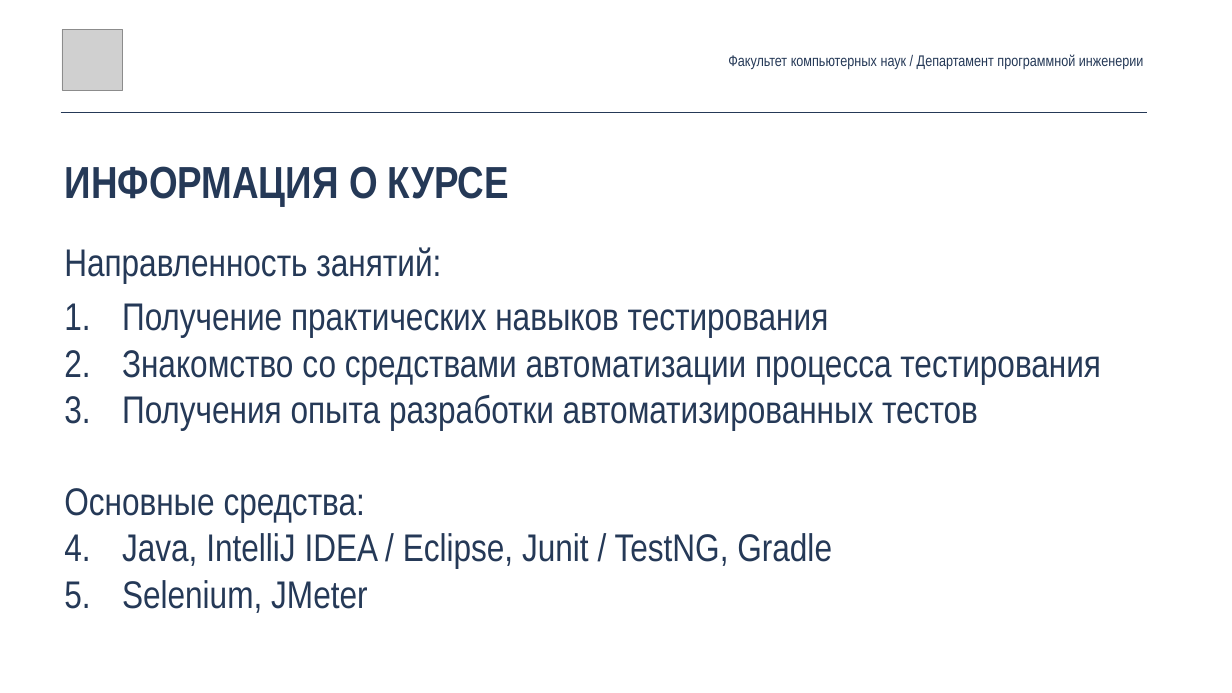
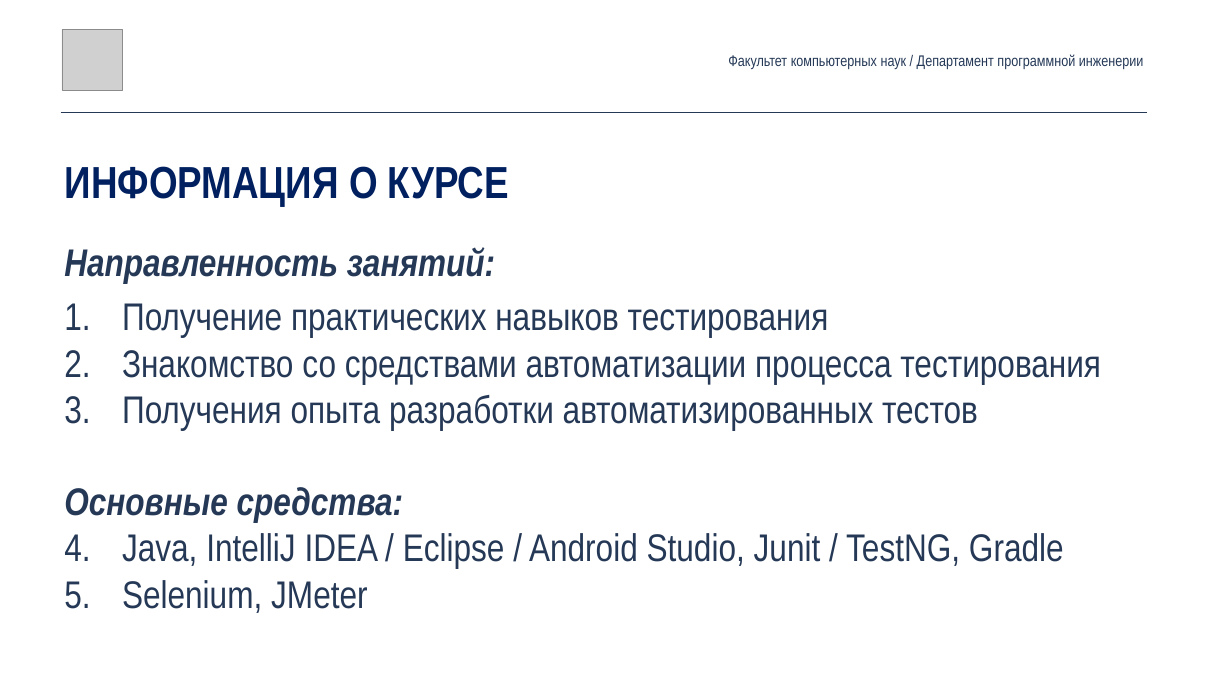
Before and after one commit to andrewt0301/qa-testing-course, a slide deck: slide 3 of seminars/seminar01/Seminar01.pptx. Drawn at 1232x693 pixels with LibreOffice and Linux fonts; fonts in the diff are those of the drawing; grey boxes stand for pictures. Boxes give left, top, right and bottom in pixels: in the first picture for what was removed or moved away, otherwise in the second. Text is boxed around its words. In the diff, an @@ line names an element or a change of style, - is before the commit and + after.

```diff
--- a/seminars/seminar01/Seminar01.pptx
+++ b/seminars/seminar01/Seminar01.pptx
@@ text "ИНФОРМАЦИЯ О КУРСЕ" at (65, 166, 509, 207): text colour #253957 to #002060 @@
@@ text at (64, 247, 495, 523): bold on, italic on in "Направленность занятий:", "Основные средства:" @@
@@ text at (122, 533, 1064, 569): text changed @@
-1. Java, IntelliJ IDEA / Eclipse, Junit / TestNG, Gradle
+1. Java, IntelliJ IDEA / Eclipse / Android Studio, Junit / TestNG, Gradle
```
Also in this commit, not shown: 4 other slides changed.
